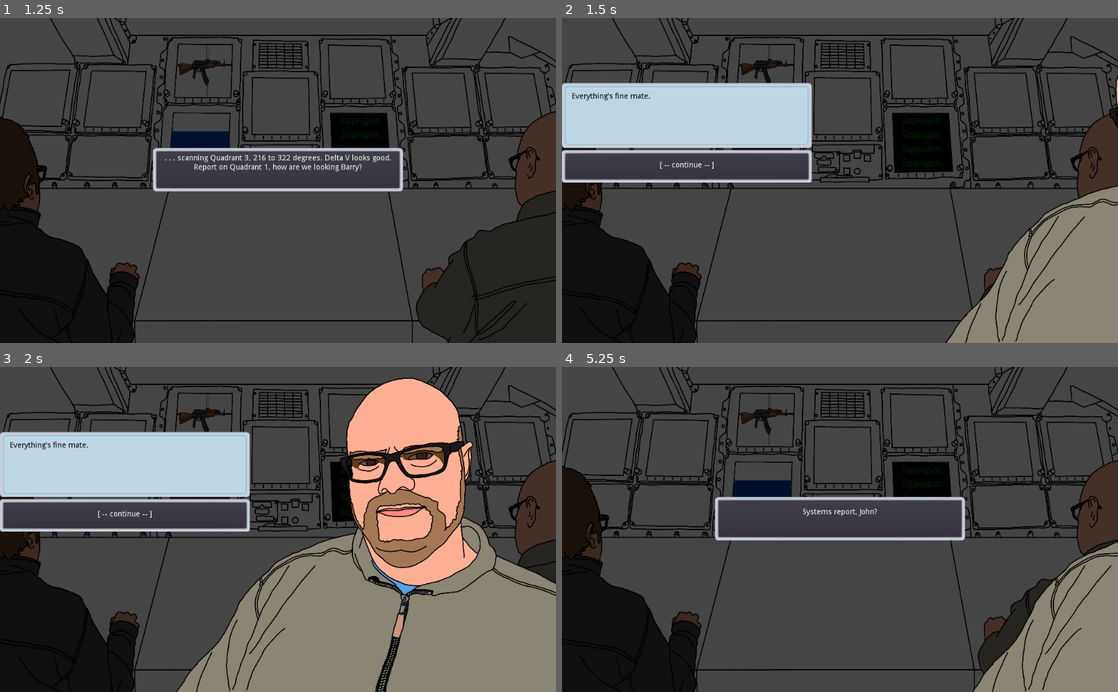
Above: before the commit, frames 1-4 (two rows, left to right).
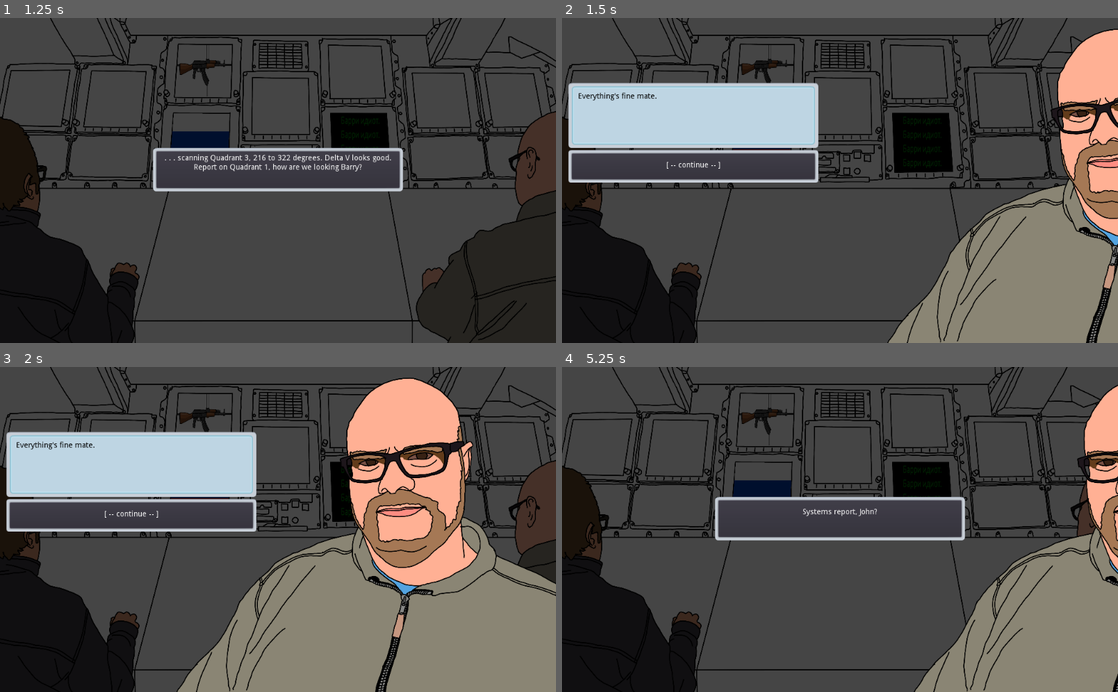
Above: after the commit, the same moments.

Repository: s3775599/BITS-clone
Game: Godot game, scene res://Scenes/Title.tscn
Same seed, same stepped clock (60 frames per second), same inputs: the game is played once before the commit and once after it.
Inputs (mouse positions are in pixels of both pictures, inside the frame that each line leads up to):
- Up to frame 1 (1.25 s): tap Enter at 0.5 s; move the mouse to (272, 167) at 0.52 s; hold Right (ui_right) from 0.53 s (still down); click (272, 167) at 0.67 s
- Up to frame 2 (1.5 s): release Right (ui_right) at 1.25 s; click ". . . scanning Quadrant 3, 21…" at 1.25 s
- Up to frame 3 (2 s): no input
- Up to frame 4 (5.25 s): click "[ -- continue -- ]" at 2 s; click "I beg your pardon, Barry?" at 2.75 s; click "[ -- continue --]" at 3.5 s; click "Barry, I know we've been out …" at 4.25 s; click "[ -- continue -- ]" at 5 s

Frame 1 is identical in both runs. In frame 2, 13% of the frame differs, in the area x 0-100%, y 3-100%; in frame 3, 1.2%; in frame 4, 8.1%.

Commit message:
Fixed animations

Diff:
--- a/NightwatchDialogueSystem/Scenes/BarryClose.tscn
+++ b/NightwatchDialogueSystem/Scenes/BarryClose.tscn
@@ -4,6 +4,22 @@
 
 [sub_resource type="Animation" id=1]
 resource_name = "BarryCloseSlideIn"
+length = 0.3
+tracks/0/type = "value"
+tracks/0/path = NodePath("BarryCloseSprite:position")
+tracks/0/interp = 1
+tracks/0/loop_wrap = true
+tracks/0/imported = false
+tracks/0/enabled = true
+tracks/0/keys = {
+"times": PoolRealArray( 0, 0.3 ),
+"transitions": PoolRealArray( 1, 1 ),
+"update": 0,
+"values": [ Vector2( -1350, 0 ), Vector2( -2055, 0 ) ]
+}
+
+[sub_resource type="Animation" id=2]
+resource_name = "BarryCloseSlideOut"
 length = 0.4
 tracks/0/type = "value"
 tracks/0/path = NodePath("BarryCloseSprite:position")
@@ -13,22 +29,6 @@
 tracks/0/enabled = true
 tracks/0/keys = {
 "times": PoolRealArray( 0, 0.4 ),
-"transitions": PoolRealArray( 1, 1 ),
-"update": 0,
-"values": [ Vector2( -1350, 0 ), Vector2( -2055, 0 ) ]
-}
-
-[sub_resource type="Animation" id=2]
-resource_name = "BarryCloseSlideOut"
-length = 0.3
-tracks/0/type = "value"
-tracks/0/path = NodePath("BarryCloseSprite:position")
-tracks/0/interp = 1
-tracks/0/loop_wrap = true
-tracks/0/imported = false
-tracks/0/enabled = true
-tracks/0/keys = {
-"times": PoolRealArray( 0, 0.3 ),
 "transitions": PoolRealArray( 1, 1 ),
 "update": 0,
 "values": [ Vector2( -2055, 0 ), Vector2( -1350, 0 ) ]
--- a/NightwatchDialogueSystem/Scenes/BarryConsole.tscn
+++ b/NightwatchDialogueSystem/Scenes/BarryConsole.tscn
@@ -2,27 +2,27 @@
 
 [ext_resource path="res://GFX/console_barry.png" type="Texture" id=1]
 
-[sub_resource type="Animation" id=1]
+[sub_resource type="Animation" id=2]
 resource_name = "BarryConsoleFastIn"
 length = 0.25
 tracks/0/type = "value"
-tracks/0/path = NodePath(".:position")
+tracks/0/path = NodePath("BarryConsoleSprite:position")
 tracks/0/interp = 1
 tracks/0/loop_wrap = true
 tracks/0/imported = false
 tracks/0/enabled = true
 tracks/0/keys = {
-"times": PoolRealArray( 0, 0.25 ),
+"times": PoolRealArray( 0, 0.2 ),
 "transitions": PoolRealArray( 1, 1 ),
 "update": 0,
 "values": [ Vector2( 1500, 780.001 ), Vector2( 1408.01, 780.001 ) ]
 }
 
-[sub_resource type="Animation" id=2]
+[sub_resource type="Animation" id=1]
 resource_name = "BarryConsoleSlowOut"
 length = 20.0
 tracks/0/type = "value"
-tracks/0/path = NodePath(".:position")
+tracks/0/path = NodePath("BarryConsoleSprite:position")
 tracks/0/interp = 1
 tracks/0/loop_wrap = true
 tracks/0/imported = false
@@ -45,9 +45,10 @@
 scale = Vector2( 0.266664, 0.277777 )
 texture = ExtResource( 1 )
 
-[node name="AnimationPlayer" type="AnimationPlayer" parent="BarryConsoleSprite"]
-anims/BarryConsoleFastIn = SubResource( 1 )
-anims/BarryConsoleSlowOut = SubResource( 2 )
+[node name="CollisionPolygon2D" type="CollisionPolygon2D" parent="."]
+visible = false
+polygon = PoolVector2Array( 1922.35, 650.268, 1883.58, 658.022, 1853.85, 687.746, 1829.3, 734.271, 1839.64, 850.583, 1778.9, 862.215, 1709.11, 932.002, 1669.05, 942.341, 1669.05, 984.989, 1651.93, 1032.79, 1717, 1085.59, 1924.48, 1083.13 )
 
-[node name="CollisionPolygon2D" type="CollisionPolygon2D" parent="."]
-polygon = PoolVector2Array( 1922.35, 650.268, 1883.58, 658.022, 1853.85, 687.746, 1829.3, 734.271, 1839.64, 850.583, 1778.9, 862.215, 1709.11, 932.002, 1669.05, 942.341, 1669.05, 984.989, 1651.93, 1032.79, 1717, 1085.59, 1924.48, 1083.13 )
+[node name="AnimationPlayer" type="AnimationPlayer" parent="."]
+anims/BarryConsoleFastIn = SubResource( 2 )
+anims/BarryConsoleSlowOut = SubResource( 1 )
--- a/NightwatchDialogueSystem/Scenes/BarryPopup.tscn
+++ b/NightwatchDialogueSystem/Scenes/BarryPopup.tscn
@@ -12,6 +12,7 @@
 visible = true
 anchor_top = 0.5
 anchor_bottom = 0.5
+margin_left = 12.0
 margin_top = -180.0
 margin_right = 460.0
 margin_bottom = 180.0
--- a/NightwatchDialogueSystem/Scenes/JohnClose.tscn
+++ b/NightwatchDialogueSystem/Scenes/JohnClose.tscn
@@ -4,6 +4,22 @@
 
 [sub_resource type="Animation" id=1]
 resource_name = "JohnCloseSlideIn"
+length = 0.3
+tracks/0/type = "value"
+tracks/0/path = NodePath("JohnCloseSprite:position")
+tracks/0/interp = 1
+tracks/0/loop_wrap = true
+tracks/0/imported = false
+tracks/0/enabled = true
+tracks/0/keys = {
+"times": PoolRealArray( 0, 0.3 ),
+"transitions": PoolRealArray( 1, 1 ),
+"update": 0,
+"values": [ Vector2( 0, 0 ), Vector2( 675, 0 ) ]
+}
+
+[sub_resource type="Animation" id=2]
+resource_name = "JohnCloseSlideOut"
 length = 0.4
 tracks/0/type = "value"
 tracks/0/path = NodePath("JohnCloseSprite:position")
@@ -13,22 +29,6 @@
 tracks/0/enabled = true
 tracks/0/keys = {
 "times": PoolRealArray( 0, 0.4 ),
-"transitions": PoolRealArray( 1, 1 ),
-"update": 0,
-"values": [ Vector2( 0, 0 ), Vector2( 675, 0 ) ]
-}
-
-[sub_resource type="Animation" id=2]
-resource_name = "JohnCloseSlideOut"
-length = 0.3
-tracks/0/type = "value"
-tracks/0/path = NodePath("JohnCloseSprite:position")
-tracks/0/interp = 1
-tracks/0/loop_wrap = true
-tracks/0/imported = false
-tracks/0/enabled = true
-tracks/0/keys = {
-"times": PoolRealArray( 0, 0.3 ),
 "transitions": PoolRealArray( 1, 1 ),
 "update": 0,
 "values": [ Vector2( 675, 0 ), Vector2( 0, 0 ) ]
--- a/NightwatchDialogueSystem/Scenes/JohnConsole.tscn
+++ b/NightwatchDialogueSystem/Scenes/JohnConsole.tscn
@@ -14,4 +14,5 @@
 texture = ExtResource( 1 )
 
 [node name="CollisionPolygon2D" type="CollisionPolygon2D" parent="."]
+visible = false
 polygon = PoolVector2Array( -1920.98, 662.089, -1897.18, 662.089, -1868.62, 679.542, -1843.24, 747.769, -1827.37, 750.943, -1843.24, 865.183, -1771.84, 898.504, -1724.24, 979.424, -1714.72, 922.304, -1657.6, 934.997, -1671.88, 1084.15, -1922.57, 1080.97 )
--- a/NightwatchDialogueSystem/Scenes/JohnPopup.tscn
+++ b/NightwatchDialogueSystem/Scenes/JohnPopup.tscn
@@ -9,12 +9,14 @@
 [ext_resource path="res://Scripts/Button4.gd" type="Script" id=7]
 
 [node name="JohnPopup" type="Popup"]
+visible = true
 anchor_left = 1.0
 anchor_top = 0.5
 anchor_right = 1.0
 anchor_bottom = 0.5
-margin_left = -460.0
+margin_left = -472.0
 margin_top = -180.0
+margin_right = -12.0
 margin_bottom = 180.0
 rect_min_size = Vector2( 460, 0 )
 script = ExtResource( 1 )
--- a/NightwatchDialogueSystem/Scenes/Main.tscn
+++ b/NightwatchDialogueSystem/Scenes/Main.tscn
@@ -64,6 +64,7 @@
 polygon = PoolVector2Array( -0.840729, -0.550095, -9.47708, 106.74, 98.9754, 106.906, 101.633, -0.0518494 )
 
 [node name="Console" type="Node2D" parent="BackgroundArea"]
+editor/display_folded = true
 position = Vector2( 315, 317 )
 
 [node name="Button1" type="Area2D" parent="BackgroundArea/Console"]
@@ -104,36 +105,20 @@
 scale = Vector2( 1, 1.68757 )
 shape = SubResource( 2 )
 
-[node name="JohnConsole" type="Area2D" parent="BackgroundArea" instance=ExtResource( 6 )]
-position = Vector2( 1920.01, -479.992 )
-__meta__ = {
-"_edit_group_": true
-}
+[node name="JohnConsole" parent="BackgroundArea" instance=ExtResource( 6 )]
 
-[node name="BarryConsole" type="Area2D" parent="BackgroundArea" instance=ExtResource( 7 )]
-position = Vector2( -896.005, -479.989 )
-__meta__ = {
-"_edit_group_": true
-}
+[node name="BarryConsole" parent="BackgroundArea" instance=ExtResource( 7 )]
 
-[node name="BarryClose" type="Area2D" parent="BackgroundArea" instance=ExtResource( 8 )]
-position = Vector2( 2532.95, 292.198 )
-__meta__ = {
-"_edit_group_": true
-}
+[node name="BarryClose" parent="BackgroundArea" instance=ExtResource( 8 )]
 
-[node name="JohnClose" type="Area2D" parent="BackgroundArea" instance=ExtResource( 9 )]
-position = Vector2( -133.077, 276.607 )
-__meta__ = {
-"_edit_group_": true
-}
+[node name="JohnClose" parent="BackgroundArea" instance=ExtResource( 9 )]
 
 [node name="Popups" type="Control" parent="."]
-editor/display_folded = true
 margin_right = 40.0
 margin_bottom = 40.0
 
 [node name="BarryPopup" parent="Popups" instance=ExtResource( 10 )]
+visible = false
 
 [node name="JohnPopup" parent="Popups" instance=ExtResource( 11 )]
 
